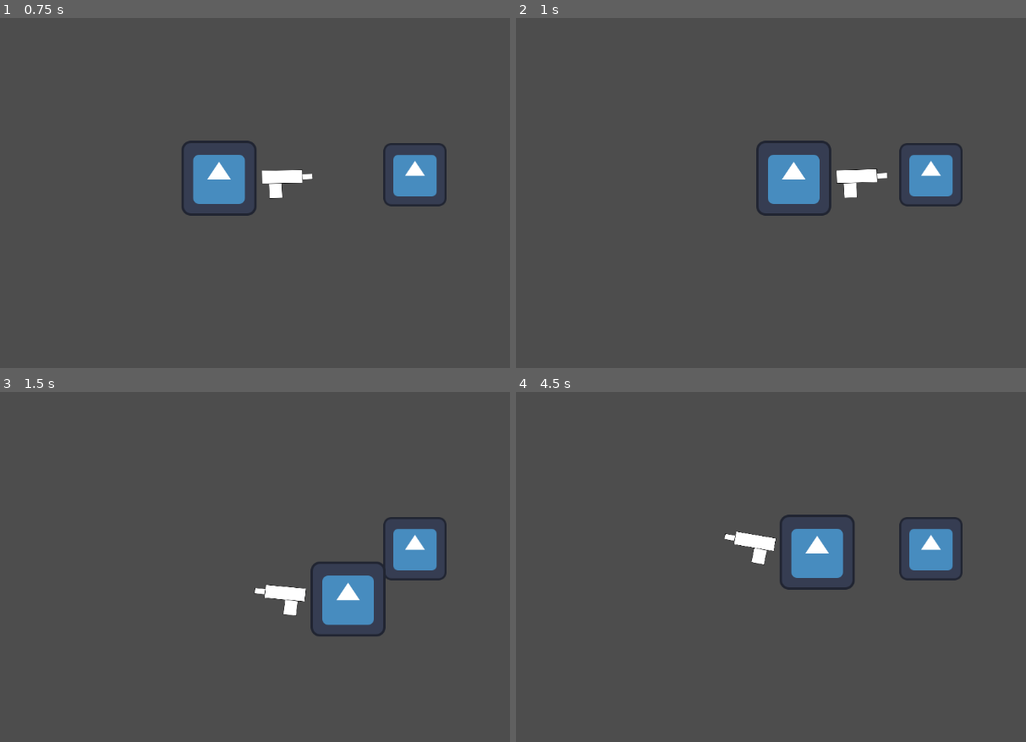
Above: before the commit, frames 1-4 (two rows, left to right).
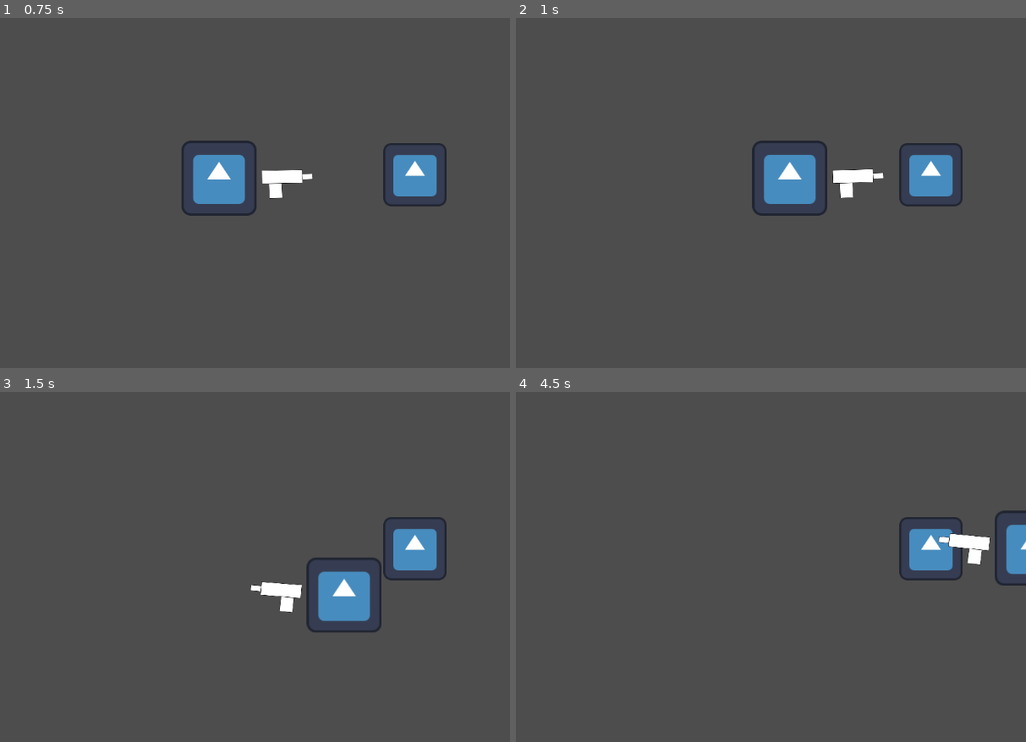
Above: after the commit, the same moments.

Repository: Deepak-Yadav-14/Final-Launch
Game: Godot game, scene res://scenes/Main.tscn
Same seed, same stepped clock (60 frames per second), same inputs: the game is played once before the commit and once after it. The engine's default icon, where the game draws it, is replaced by a stand-in: a white triangle on a blue panel in a dark square.
Inputs (mouse positions are in pixels of both pictures, inside the frame that each line leads up to):
- Up to frame 1 (0.75 s): tap Enter at 0.5 s; move the mouse to (413, 175) at 0.52 s; hold D (move_right) from 0.53 s (still down); tap E (assasinate, bound only after the commit) at 0.6 s
- Up to frame 2 (1 s): keep holding D (move_right); tap Q (hide, bound only after the commit) at 0.8 s
- Up to frame 3 (1.5 s): move the mouse to (35, 570) at 1.27 s; release D (move_right) at 1.28 s; hold S (move_down) from 1.28 s (still down); tap Q (hide, bound only after the commit) at 1.35 s
- Up to frame 4 (4.5 s): tap E (assasinate, bound only after the commit) at 1.55, 2.85, 4.35 s; move the mouse to (755, 469) at 2.02 s; release S (move_down) at 2.03 s; press the mouse at (755, 469) at 2.03 s; hold D (move_right) 2.03-2.78 s; tap Q (hide, bound only after the commit) at 2.3, 3.6 s; move the mouse to (653, 626) at 2.77 s; release the mouse at (653, 626) at 2.78 s; hold W (move_up) 2.78-3.53 s; move the mouse to (888, 609) at 3.52 s; hold A (move_left) from 3.53 s (still down); move the mouse to (outside the picture) at 4.27 s

Frame 1 is identical in both runs. In frame 2, 0.9% of the frame differs, in the area x 46-73%, y 35-57%; in frame 3, 1.6%; in frame 4, 3.5%, in the area x 40-100%, y 33-57%.

Commit message:
updated player to add assasinate and hide option

Diff:
--- a/project.godot
+++ b/project.godot
@@ -42,3 +42,13 @@
 "events": [Object(InputEventMouseButton,"resource_local_to_scene":false,"resource_name":"","device":-1,"window_id":0,"a …(253 unchanged characters)…
 ]
 }
+hide={
+"deadzone": 0.2,
+"events": [Object(InputEventKey,"resource_local_to_scene":false,"resource_name":"","device":-1,"window_id":0,"alt_pressed":false,"shift_pressed":false,"ctrl_pressed":false,"meta_pressed":false,"pressed":false,"keycode":0,"physical_keycode":81,"key_label":0,"unicode":113,"location":0,"echo":false,"script":null)
+]
+}
+assasinate={
+"deadzone": 0.2,
+"events": [Object(InputEventKey,"resource_local_to_scene":false,"resource_name":"","device":-1,"window_id":0,"alt_pressed":false,"shift_pressed":false,"ctrl_pressed":false,"meta_pressed":false,"pressed":false,"keycode":0,"physical_keycode":69,"key_label":0,"unicode":101,"location":0,"echo":false,"script":null)
+]
+}
--- a/scenes/Player.tscn
+++ b/scenes/Player.tscn
@@ -6,6 +6,9 @@
 
 [sub_resource type="RectangleShape2D" id="RectangleShape2D_v6fml"]
 size = Vector2(115, 112)
+
+[sub_resource type="CircleShape2D" id="CircleShape2D_3li8b"]
+radius = 334.006
 
 [node name="Player" type="CharacterBody2D" groups=["Player"]]
 z_index = 1
@@ -20,3 +23,10 @@
 
 [node name="Gun" parent="." instance=ExtResource("3_3li8b")]
 scale = Vector2(0.483301, 0.483301)
+
+[node name="AssasinateZone" type="Area2D" parent="."]
+collision_layer = 0
+collision_mask = 3
+
+[node name="CollisionShape2D" type="CollisionShape2D" parent="AssasinateZone"]
+shape = SubResource("CircleShape2D_3li8b")
--- a/scripts/player_controller.gd
+++ b/scripts/player_controller.gd
@@ -1,14 +1,76 @@
 extends CharacterBody2D
 
-var collected_fuel_tank: int = 0
 
+
+@onready var assasinate_zone: Area2D = $AssasinateZone
+
+#@export var table_sprite: Sprite2D
 @export var speed: float = 400
 @export var health: float = 10
+@export var is_detected: bool = false
+
+var collected_fuel_tank: int = 0
+var is_hiding: bool = false
+var can_assasinate: bool = false
+var is_in_hide_zone: bool = true
 
 func _physics_process(_delta: float) -> void:
-	var direction = Input.get_vector("move_left","move_right","move_up","move_down")
+	if is_detected:
+		handle_normal_movement()
+		return
+
+	if is_hiding:
+		if Input.get_vector("move_left","move_right","move_up","move_down") != Vector2.ZERO:
+			unhide()
+			return
+		if Input.is_action_just_pressed("assasinate"):
+			check_for_assasination()
+		return
+	handle_normal_movement()
+
+func handle_normal_movement():
+	var direction = Input.get_vector("moasve_left","move_right","move_up","move_down")
 	velocity = direction * speed
 	move_and_slide()
+
+func _process(delta: float) -> void:
+	if Input.is_action_just_pressed("hide") and is_in_hide_zone and not is_detected:
+		if not is_hiding:
+			print("Hiding")
+			hide_under_table()
+		else:
+			unhide()
+
+func unhide():
+	is_hiding = false
+	#table_sprite.modulate.a = 1.0
+	print("Player is no longer hiding")
+
+func hide_under_table():
+	is_hiding = true
+	can_assasinate = true
+	#table_sprite.modulate.a = 0.4
+	velocity = Vector2.ZERO
+	print("Player is now hiding")
+
+func check_for_assasination():
+	if not can_assasinate and not is_hiding:
+		return
+
+	var enemies = assasinate_zone.get_overlapping_bodies()
+	for enemy in enemies:
+		if enemy.is_in_group("enemy"):
+			perform_assasination(enemy)
+			break
+
+
+func perform_assasination(enemy: Node2D):
+	global_position = enemy.global_position
+	# add enemy assasinating animation here
+	enemy.queue_free()
+	unhide()
+	can_assasinate = false
+	print("Enemy Assasinated")
 
 
 func take_damage(damage:float):
@@ -19,6 +81,11 @@
 		print("YOU DIED")
 		get_tree().reload_current_scene()
 
+func on_detected_by_enemy():
+	is_detected = true
+	unhide()
+	print("Player has been caught stealth disabled ")
+
 func add_fuel():
 	collected_fuel_tank += 1
 	print("Collected Fuel : " , collected_fuel_tank)
Not shown: 1 places in scenes/Gun.tscn that only renumber resources
Not shown: 1 places in scenes/Player.tscn that only renumber resources
